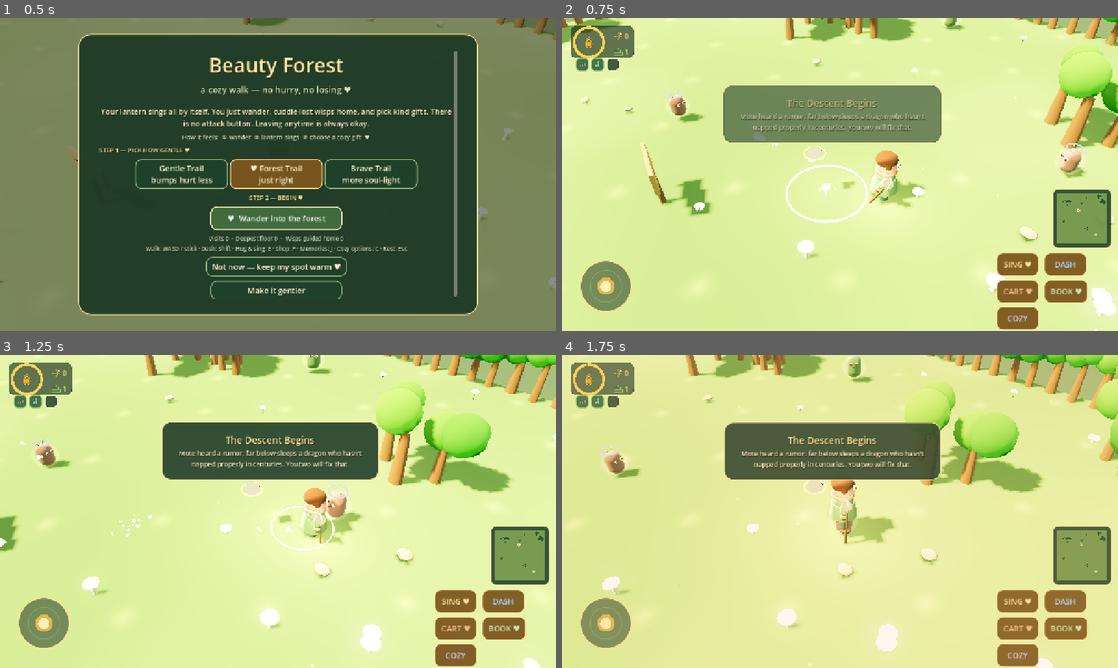
Above: before the commit, frames 1-4 (two rows, left to right).
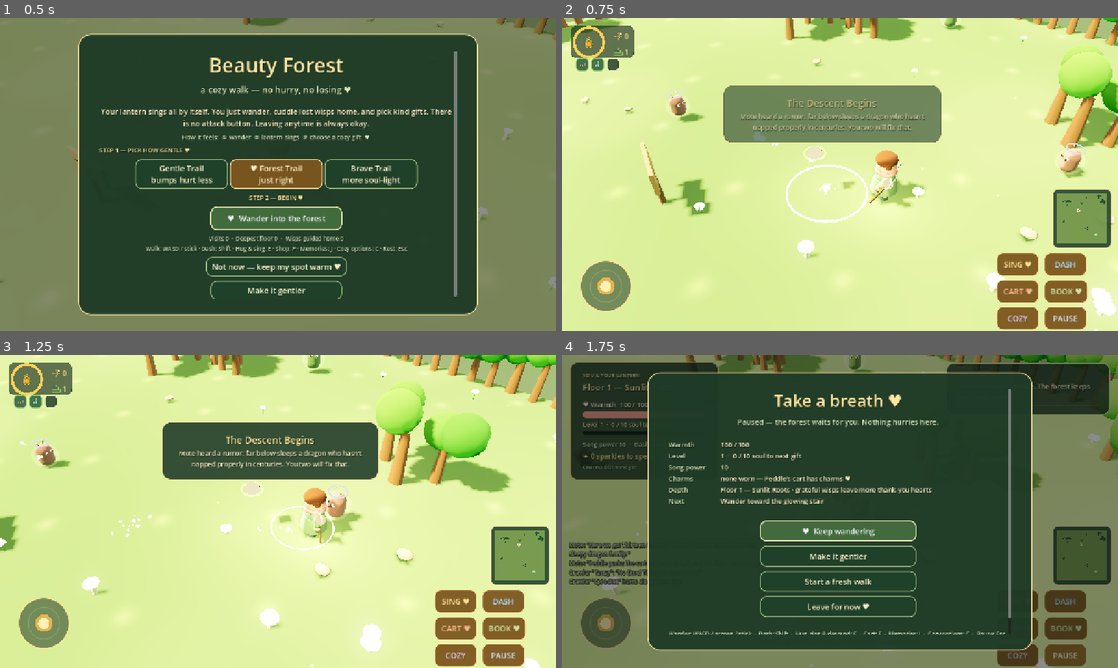
Above: after the commit, the same moments.

Repository: mlibre/beauty-forest
Game: Godot game, scene res://scenes/main.tscn
The game is run twice, just before and just after one commit, with the same random seed, the same clock (stepped at 60 frames per second) and the same inputs.
Inputs (mouse positions are in pixels of both pictures, inside the frame that each line leads up to):
- Up to frame 1 (0.5 s): no input
- Up to frame 2 (0.75 s): tap Enter (ui_accept) at 0.5 s; move the mouse to (962, 158) at 0.52 s; hold D (bf_right) from 0.53 s (still down); tap Shift (bf_dash) at 0.6 s; click (962, 158) at 0.67 s
- Up to frame 3 (1.25 s): keep holding D (bf_right); tap F (bf_shop) at 0.77 s
- Up to frame 4 (1.75 s): release D (bf_right) at 1.25 s; click (1067, 655) at 1.25 s, where only the run after the commit has a clickable "PAUSE"

Frame 1 is identical in both runs. In frame 2, 0.5% of the frame differs, in the area x 86-95%, y 92-100%; in frame 3, 0.5%; in frame 4, 99%, in the area x 0-100%, y 0-100%.

Commit message:
fix(input): give touch players a pause button
The on-screen cluster offered SING, DASH, CART, BOOK and COZY and
nothing that pauses, and this project maps no back gesture, so a
touch-only player could never open the pause card, read the run
summary or reach the way home. The button runs the same state machine
the Escape key does rather than a second copy of it.

Diff:
--- a/scripts/game_ui_chrome.gd
+++ b/scripts/game_ui_chrome.gd
@@ -306,6 +306,15 @@
     options_button.pressed.connect(func(): touch_settings_requested.emit())
     touch_root.add_child(options_button)
 
+    # A touchscreen has no Escape key and this project maps no back gesture,
+    # so without this the five buttons above are the whole control set: the
+    # player could sing, dash, shop, read and soften the forest but never
+    # reach the pause card, the journal summary or the way home.
+    var pause_button := _touch_button("PAUSE", Color("#cfd8e8"), Vector2(-170, -56))
+    pause_button.tooltip_text = "Rest a moment. Same as Esc."
+    pause_button.pressed.connect(func(): touch_pause_requested.emit())
+    touch_root.add_child(pause_button)
+
 func _touch_button(text: String, color: Color, offset: Vector2) -> Button:
     var button := _button(text, true)
     button.custom_minimum_size = Vector2(98, 54)
--- a/scripts/game_ui_state.gd
+++ b/scripts/game_ui_state.gd
@@ -23,6 +23,7 @@
 signal touch_shop_requested
 signal touch_journal_requested
 signal touch_settings_requested
+signal touch_pause_requested
 signal settings_changed(settings: Dictionary)
 
 var _root: Control
--- a/scripts/main.gd
+++ b/scripts/main.gd
@@ -60,6 +60,7 @@
     ui.touch_shop_requested.connect(_touch_shop)
     ui.touch_journal_requested.connect(_open_journal)
     ui.touch_settings_requested.connect(_open_settings)
+    ui.touch_pause_requested.connect(_touch_pause)
     ui.settings_changed.connect(func(value): _apply_settings(value, true))
 
 func _ensure_input_actions() -> void:
@@ -247,6 +248,18 @@
         direction = Vector3(-0.70710678, 0.0, -0.70710678)
     player.trigger_dash(direction)
 
+func _touch_pause() -> void:
+    # The same state machine the Escape key runs, so the touch button and the
+    # key can never disagree about what PAUSE means: pause from the walk, close
+    # any modal, resume from the card. Calling _pause_game()/_close_modal()
+    # directly rather than re-implementing it is the point.
+    if mode == Mode.PLAYING:
+        _pause_game()
+    elif mode in [Mode.SHOP, Mode.JOURNAL, Mode.SETTINGS]:
+        _close_modal()
+    elif mode == Mode.PAUSED:
+        _resume_game()
+
 func _touch_shop() -> void:
     if mode == Mode.PLAYING and _near_merchant():
         _open_shop()
--- /dev/null
+++ b/tests/regression_touch.gd
@@ -0,0 +1,108 @@
+extends TestCase
+
+## Every way to reach the pause card, and the way back out.
+##
+## Split out of regression_main_flow.gd, which is about run-state transitions.
+##
+## The touchscreen cluster is the reason this suite exists. It offers SING, DASH,
+## CART, BOOK and COZY -- and nothing that pauses. A touch-only player could sing
+## and shop but never open the pause card, read the run summary or take the
+## button that says "back to the menu"; this project maps no back gesture either,
+## so Escape was unreachable on a phone.
+##
+## The check drives the touch cluster directly and requires that the state it
+## reaches matches the Escape key's, because a second implementation of "what
+## does pause mean" is how the two drift apart.
+
+func _initialize() -> void:
+	suite_name = "BEAUTY_FOREST_TOUCH"
+	TestProfile.begin("touch")
+	call_deferred("_run")
+
+func _run() -> void:
+	var packed: PackedScene = load("res://scenes/main.tscn")
+	var game: Node = packed.instantiate()
+	root.add_child(game)
+	await frames(2)
+
+	if not await _check_the_touch_cluster_can_reach_the_pause_card(game):
+		return
+	if not await _check_touch_pause_matches_the_escape_key(game):
+		return
+
+	finish(game, "BEAUTY_FOREST_TOUCH")
+
+func _touch_button_named(game: Node, needle: String) -> Button:
+	for button in buttons_in(game.ui._touch_root):
+		var row := button as Button
+		if row != null and row_text(row).to_lower().contains(needle.to_lower()):
+			return row
+	return null
+
+func _check_the_touch_cluster_can_reach_the_pause_card(game: Node) -> bool:
+	game._start_run(1)
+	await frames(6)
+	if not ok(game.mode == game.Mode.PLAYING, "the walk did not start for the touch check"):
+		return false
+	var pause := _touch_button_named(game, "pause")
+	if not ok(pause != null,
+			"the touch cluster offers no way to pause, so a touch-only player can never open the pause card"):
+		return false
+	pause.pressed.emit()
+	await frames(3)
+	if not ok(game.mode == game.Mode.PAUSED, "the touch pause button did not open the pause card"):
+		return false
+	game._resume_game()
+	await frames(2)
+	return ok(game.mode == game.Mode.PLAYING, "the walk did not resume after the touch pause")
+
+## The touch button and the Escape key must land in the SAME state. If they ever
+## disagree -- one pauses where the other closes a modal -- a player gets a
+## different game depending on which input they happen to own. So this drives
+## the identical starting state twice and compares the two results, rather than
+## asserting that nothing happens (which was my first mistake: pausing is
+## supposed to change the mode).
+func _check_touch_pause_matches_the_escape_key(game: Node) -> bool:
+	# Reference the modes by NAME. The enum is MENU, PLAYING, PAUSED, SHOP,
+	# JOURNAL, SETTINGS, DEAD, ENDING -- not the order I first assumed, so
+	# index arithmetic here would quietly compare the wrong states.
+	for state: Dictionary in [
+		{"label": "walk", "enter": "PLAYING"},
+		{"label": "modal", "enter": "JOURNAL"},
+		{"label": "card", "enter": "PAUSED"},
+	]:
+		var label := String(state["label"])
+		var wanted: int = game.Mode[String(state["enter"])]
+		var reached: Array[int] = []
+		for via_touch: bool in [false, true]:
+			await _enter(game, String(state["enter"]))
+			var before: int = game.mode
+			if not ok(before == wanted, "the %s state was not %s (%d), got %d" % [label, String(state["enter"]), wanted, before]):
+				return false
+			if via_touch:
+				var pause := _touch_button_named(game, "pause")
+				if not ok(pause != null, "the pause button vanished from the %s state" % label):
+					return false
+				pause.pressed.emit()
+			else:
+				var escape := InputEventKey.new()
+				escape.physical_keycode = KEY_ESCAPE
+				escape.pressed = true
+				game._unhandled_input(escape)
+			await frames(3)
+			reached.append(game.mode)
+		if not ok(reached[0] == reached[1],
+				"from the %s, Escape reached mode %d but the touch button reached %d" % [label, reached[0], reached[1]]):
+			return false
+	return true
+
+## Put the game into one of the three states a pause button has to handle: the
+## walk, a modal panel, or the pause card.
+func _enter(game: Node, state_name: String) -> void:
+	game._start_run(1)
+	await frames(5)
+	if state_name == "JOURNAL":
+		game._open_journal()
+	elif state_name == "PAUSED":
+		game._pause_game()
+	await frames(3)
Not shown, added: tests/regression_touch.gd.uid
Not shown, added: _audit/analyze.py
Not shown, added: _audit/analyze2.py
Not shown, added: _audit/analyze3.py
Not shown, added: _audit/qa_palette.py
Not shown, added: _audit/qa_probe.py
